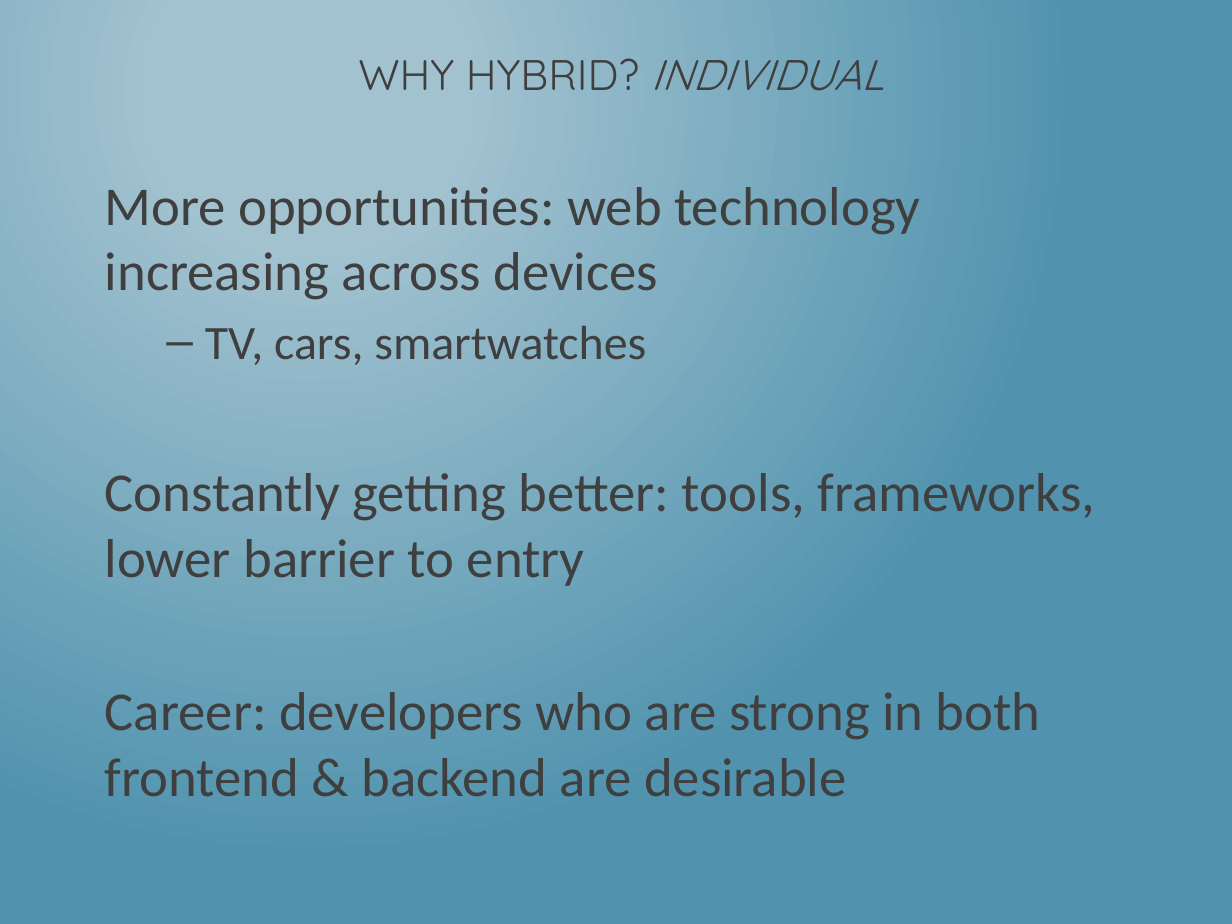
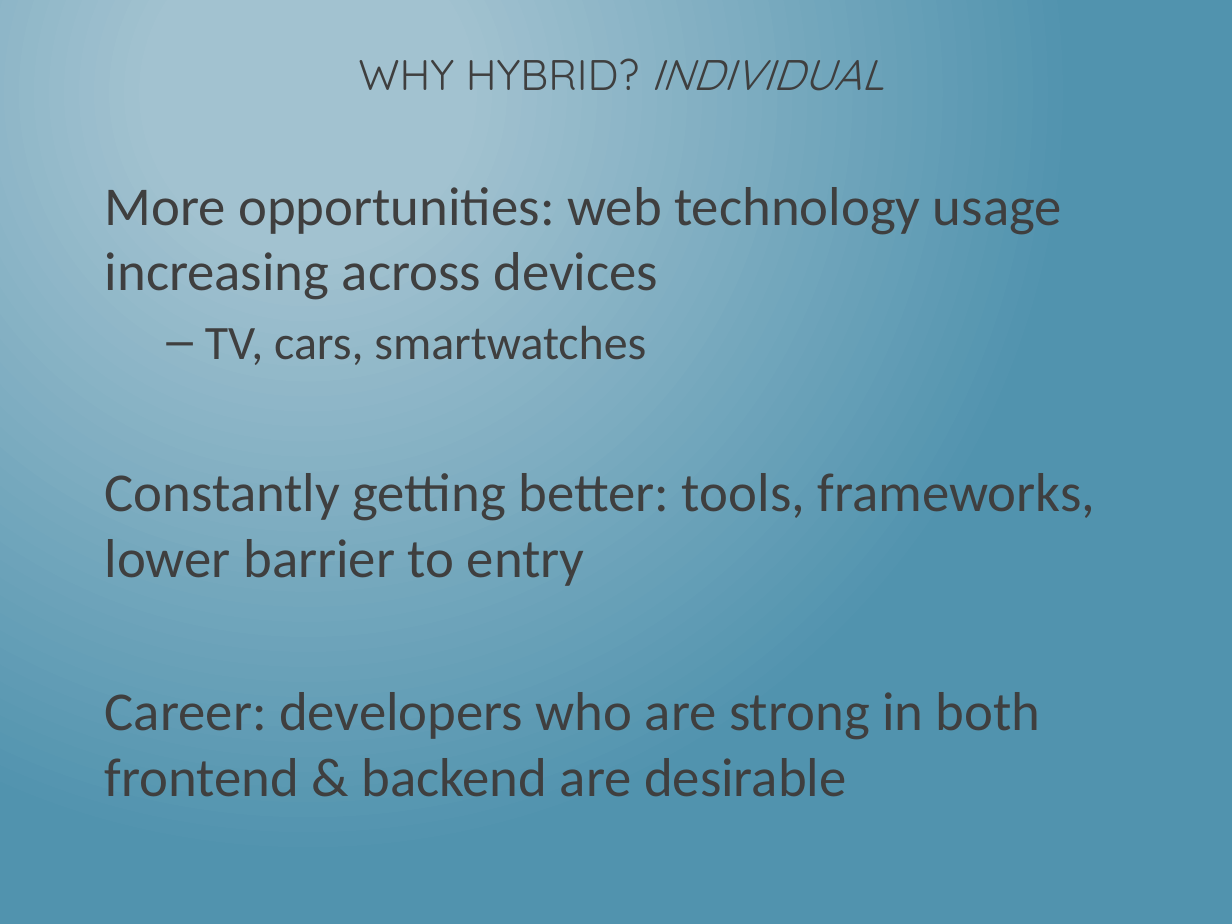
Before and after one commit to dotNetkow/Presentations, a slide deck: slide 10 of 2014-08-11 That Conference - Hybrid Apps/Building PhoneGap Mobile App w KendoUI.pptx (slide 9 before the commit). Drawn at 1232x924 pixels with LibreOffice and Linux fonts; fonts in the diff are those of the drawing. Boxes give left, top, right and bottom in pixels: in the first picture for what was removed or moved away, otherwise in the second. Text is boxed around its words. In the diff, an @@ line names an element or a change of style, - is before the commit and + after.

```diff
--- a/2014-08-11 That Conference - Hybrid Apps/Building PhoneGap Mobile App w KendoUI.pptx
+++ b/2014-08-11 That Conference - Hybrid Apps/Building PhoneGap Mobile App w KendoUI.pptx
@@ text at [105, 187, 1062, 300]: text changed @@
-More opportunities: web technology increasing across devices
+More opportunities: web technology usage increasing across devices
```
Also in this commit, not shown: 3 other slides changed, 2 slides added, 1 slide removed, 1 other file.
